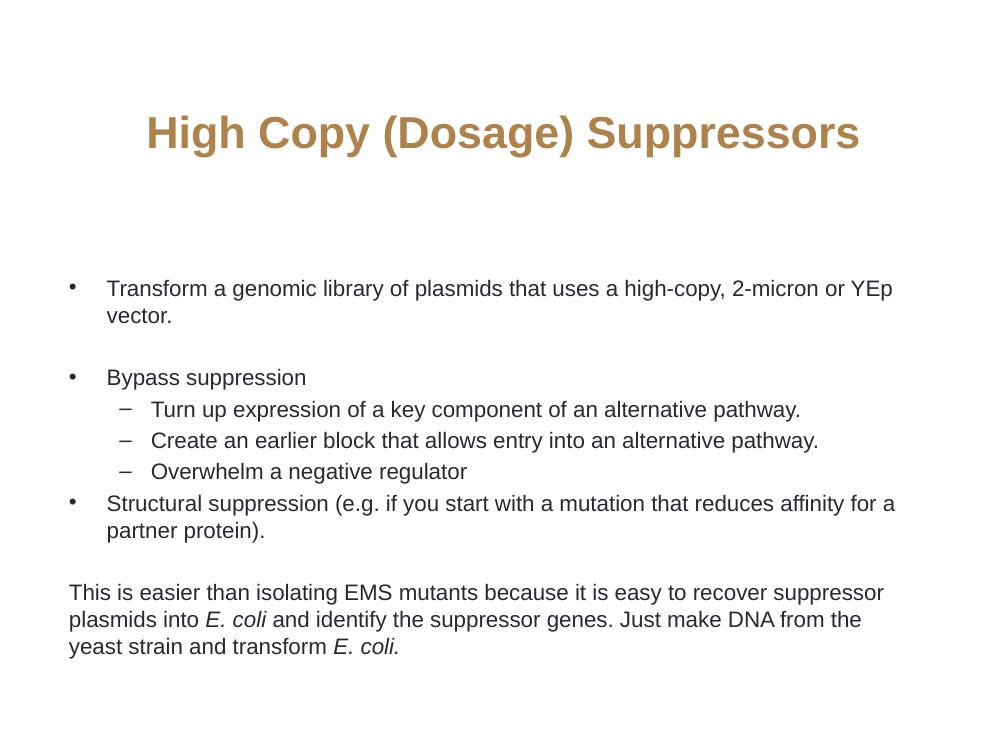
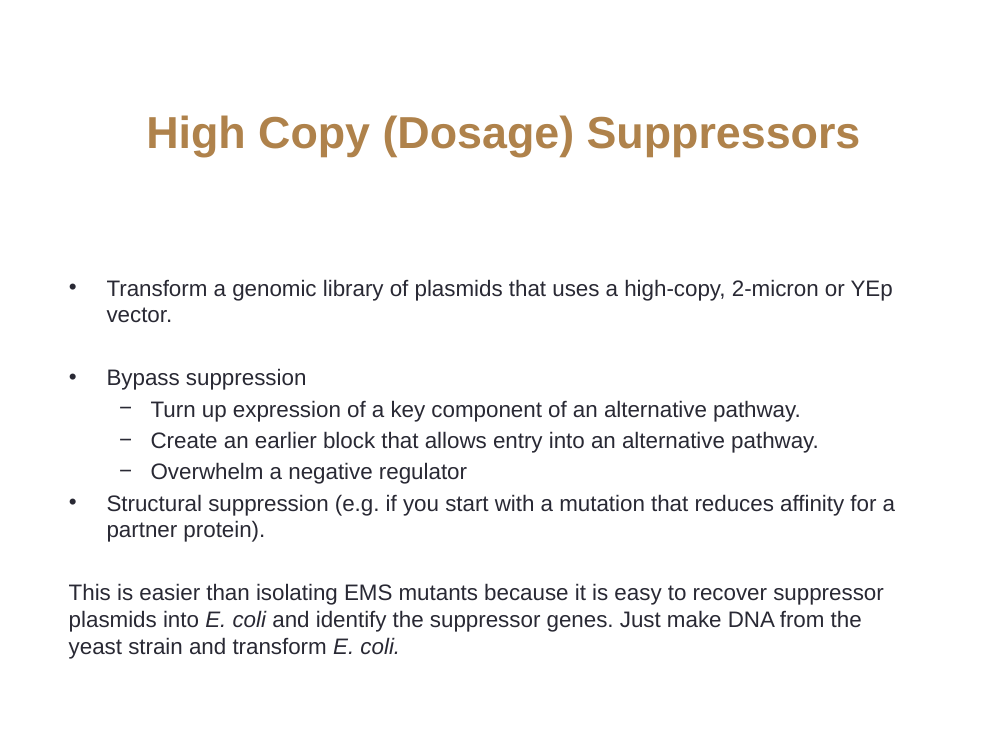
Before and after one commit to JustinRRigby/graduateschoolclasses, a slide deck: slide 16 of Fall_2017/GAMO/lectures/Dougs_Lectures/GAMO2017-Lecture #6.pptx (slide 15 before the commit). Drawn at 1008x756 pixels with LibreOffice and Linux fonts; fonts in the diff are those of the drawing. Boxes give left, top, right and bottom in pixels: in the first picture for what was removed or moved away, otherwise in the second. Text is boxed around its words. In the diff, an @@ line names an element or a change of style, - is before the commit and + after.

```diff
--- a/Fall_2017/GAMO/lectures/Dougs_Lectures/GAMO2017-Lecture #6.pptx
+++ b/Fall_2017/GAMO/lectures/Dougs_Lectures/GAMO2017-Lecture #6.pptx
@@ text "Transform a genomic library of ..." at (x1=69, y1=279, x2=895, y2=659): indent changed; bullet – to − @@
```
Also in this commit, not shown: 33 other slides changed, 1 slide added, 7 other files.
